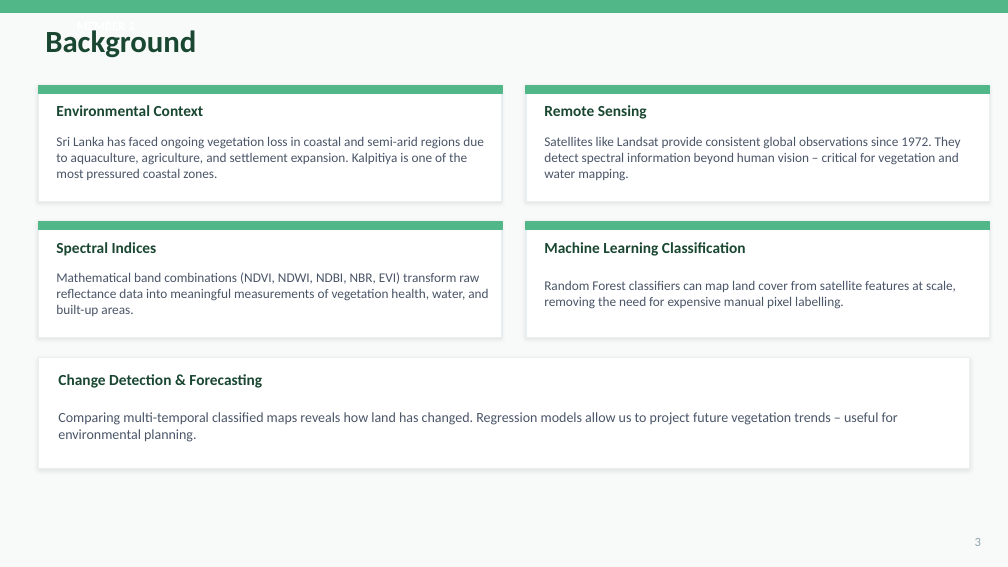
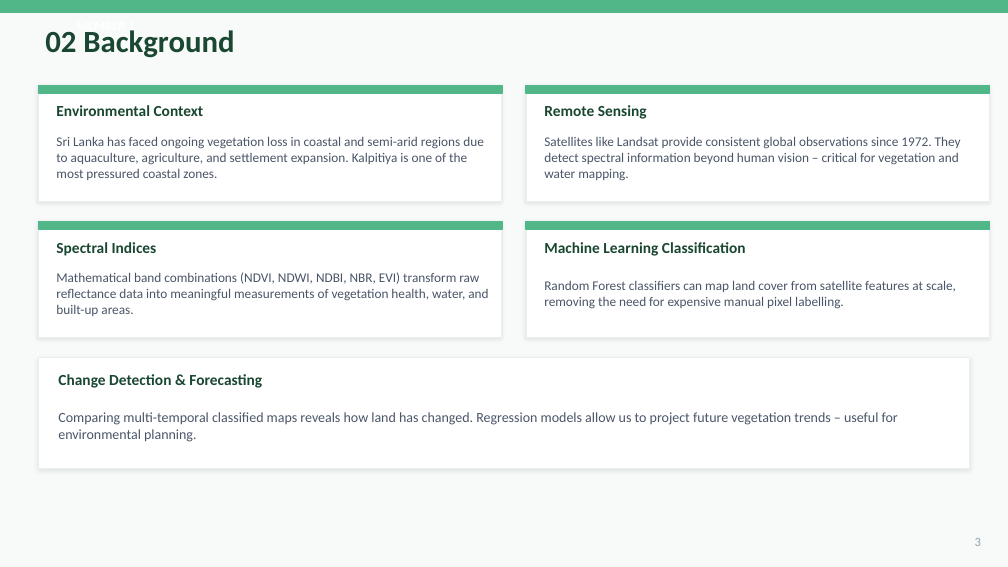
Before and after one commit to heyisula/terraShiftSriLanka, a slide deck: slide 3 of docs/Kalpitiya_Deforestation_Presentation.pptx. Drawn at 1008x567 pixels with LibreOffice and Linux fonts; fonts in the diff are those of the drawing. Boxes give left, top, right and bottom in pixels: in the first picture for what was removed or moved away, otherwise in the second. Text is boxed around its words. In the diff, an @@ line names an element or a change of style, - is before the commit and + after.

```diff
--- a/docs/Kalpitiya_Deforestation_Presentation.pptx
+++ b/docs/Kalpitiya_Deforestation_Presentation.pptx
@@ text at (45,30,234,58): text changed @@
-Background
+02 Background
```
Also in this commit, not shown: 14 other slides changed.
